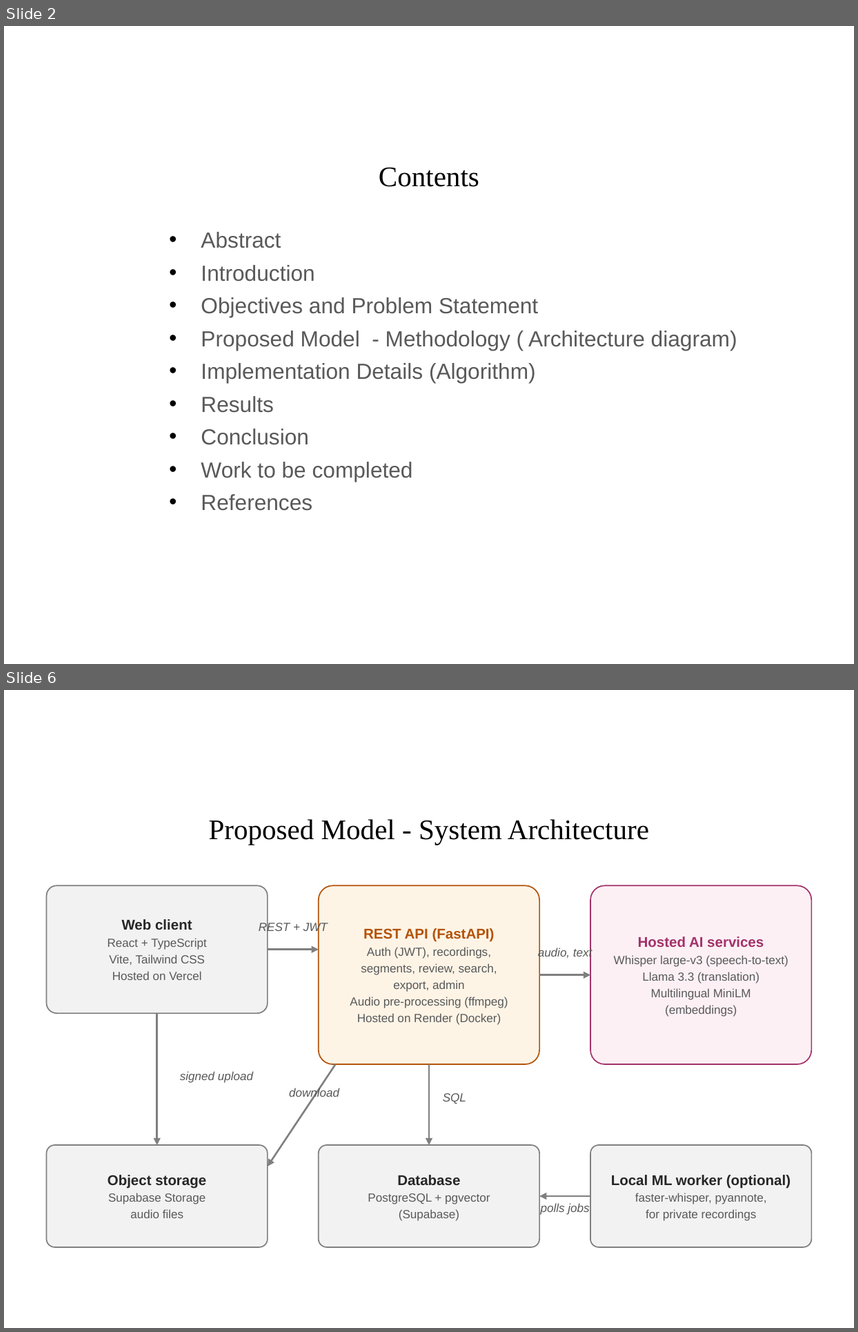
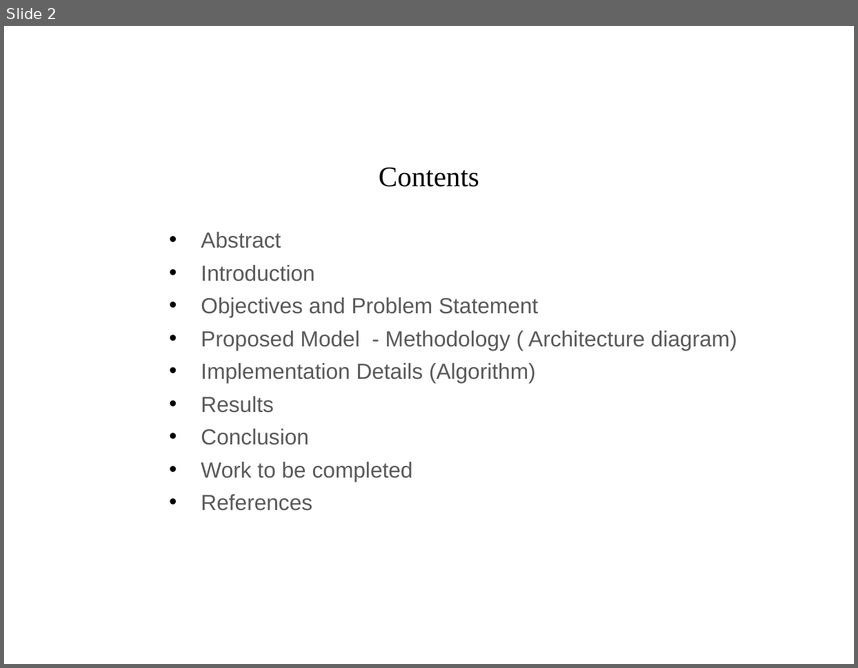
Before and after one commit to Mohamed-Ali-4/SwaraVeda, a slide deck: docs/SwaraVeda_Review2.pptx. Shown one above the other, each under a label of ours: slides 2 and 6 before the commit, slide 2 after it; the slides between them are not shown. The pictures are 858x1332 and 858x668 pixels, drawn with LibreOffice and Linux fonts; fonts in the diff are those of the drawing; background and template pictures are left out. Boxes give left, top, right and bottom in pixels: in the first picture for what was removed or moved away, otherwise in the second. Text is boxed around its words. In the diff, an @@ line names an element or a change of style, - is before the commit and + after.

```diff
--- a/docs/SwaraVeda_Review2.pptx
+++ b/docs/SwaraVeda_Review2.pptx
@@ slide 6 removed at <box>4,690,854,1328</box>, background picture (left out) @@
@@ text removed at <box>209,819,649,845</box> @@
-Proposed Model - System Architecture
@@ rounded rectangle removed at <box>47,885,268,1013</box> @@
-Web client
-React + TypeScript
-Vite, Tailwind CSS
-Hosted on Vercel
@@ rounded rectangle removed at <box>319,885,539,1064</box> @@
-REST API (FastAPI)
-Auth (JWT), recordings,
-segments, review, search,
-export, admin
-Audio pre-processing (ffmpeg)
-Hosted on Render (Docker)
@@ rounded rectangle removed at <box>590,885,811,1064</box> @@
-Hosted AI services
-Whisper large-v3 (speech-to-text)
-Llama 3.3 (translation)
-Multilingual MiniLM
-(embeddings)
@@ text removed at <box>259,921,328,934</box> @@
-REST + JWT
@@ arrow removed from (268, 949) to (319, 949) @@
@@ text removed at <box>538,947,592,959</box> @@
-audio, text
@@ arrow removed from (539, 975) to (590, 975) @@
@@ arrow removed from (157, 1013) to (157, 1145) @@
@@ text removed at <box>180,1071,253,1083</box> @@
-signed upload
@@ arrow removed from (335, 1064) to (268, 1166) @@
@@ arrow removed from (429, 1064) to (429, 1145) @@
@@ text removed at <box>289,1087,339,1099</box> @@
-download
@@ text removed at <box>443,1093,466,1103</box> @@
-SQL
@@ rounded rectangle removed at <box>47,1145,268,1247</box> @@
-Object storage
-Supabase Storage
-audio files
@@ rounded rectangle removed at <box>319,1145,539,1247</box> @@
-Database
-PostgreSQL + pgvector
-(Supabase)
@@ rounded rectangle removed at <box>590,1145,811,1247</box> @@
-Local ML worker (optional)
-faster-whisper, pyannote,
-for private recordings
@@ arrow removed from (590, 1196) to (539, 1196) @@
@@ text removed at <box>541,1203,589,1214</box> @@
-polls jobs
```
Also in this commit, not shown: 7 slides changed, 3 slides added, 7 other slides removed, 1 other file.
